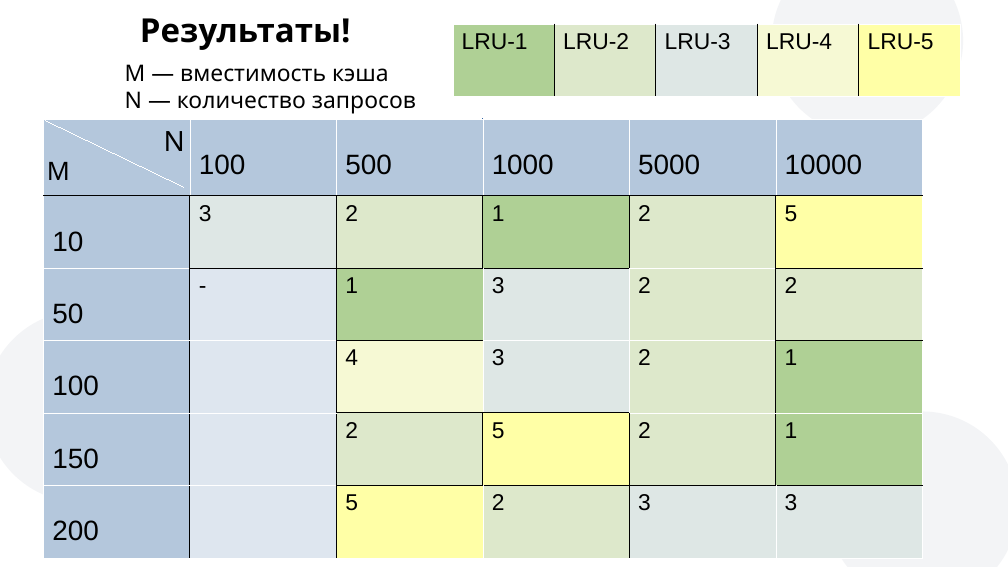
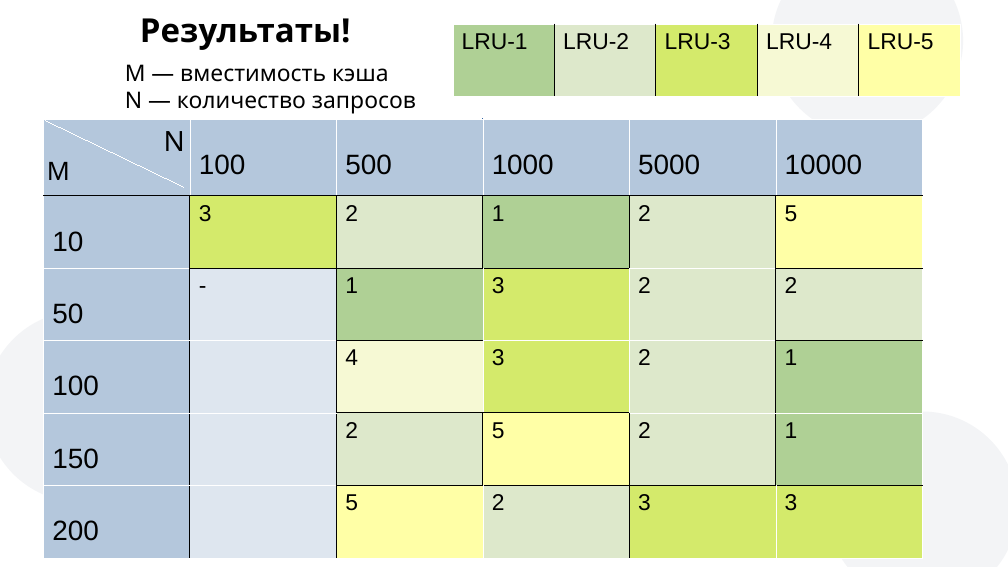
Before and after one commit to SinySs/LRU-K, a slide deck: slide 35 of Theory/presentacia LRU-K.pptx. Drawn at 1008x567 pixels with LibreOffice and Linux fonts; fonts in the diff are those of the drawing; background and template pictures are left out. Boxes give left, top, right and bottom in pixels: in the first picture for what was removed or moved away, otherwise in the second. Text is boxed around its words. In the diff, an @@ line names an element or a change of style, - is before the commit and + after.

```diff
--- a/Theory/presentacia LRU-K.pptx
+++ b/Theory/presentacia LRU-K.pptx
@@ table at bbox=[453, 24, 960, 226] @@
@@ fill #DEE7E5 to #D4EA6B in row 1, column 3 @@
@@ table at bbox=[44, 119, 923, 558] @@
@@ fill #DEE7E5 to #D4EA6B in 5 cells @@
```
Also in this commit, not shown: 17 other slides changed.
